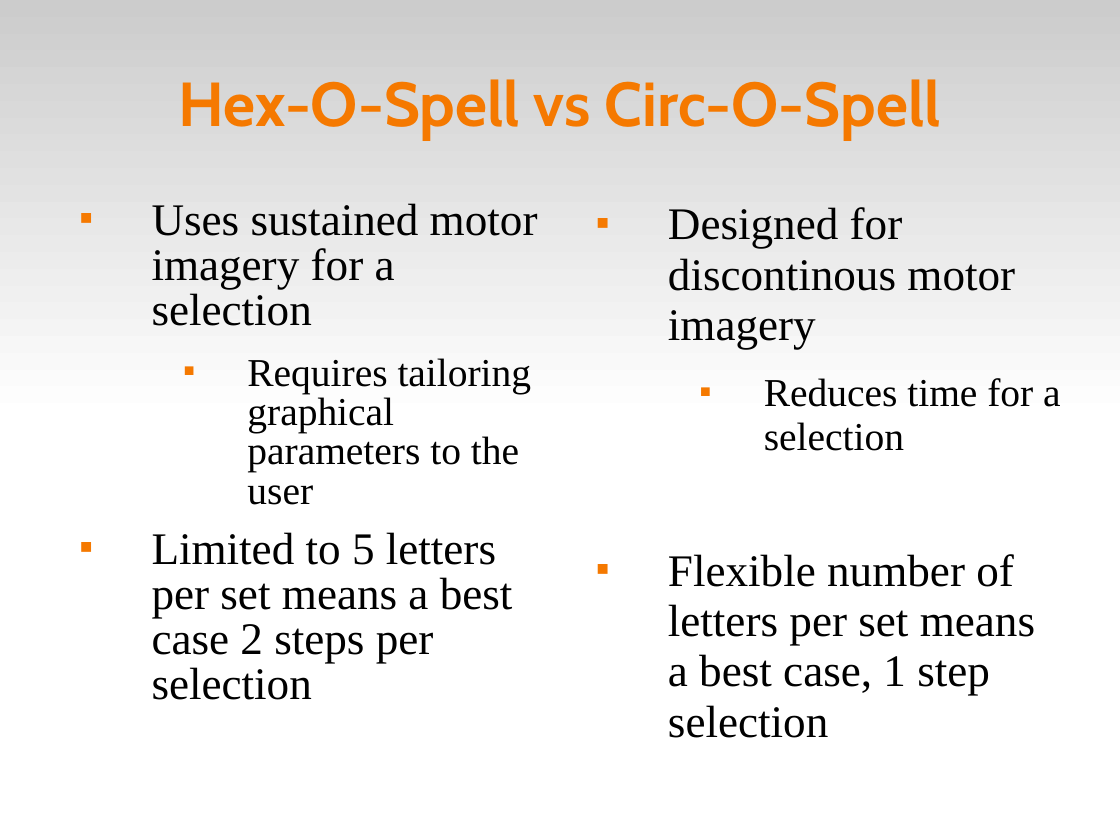
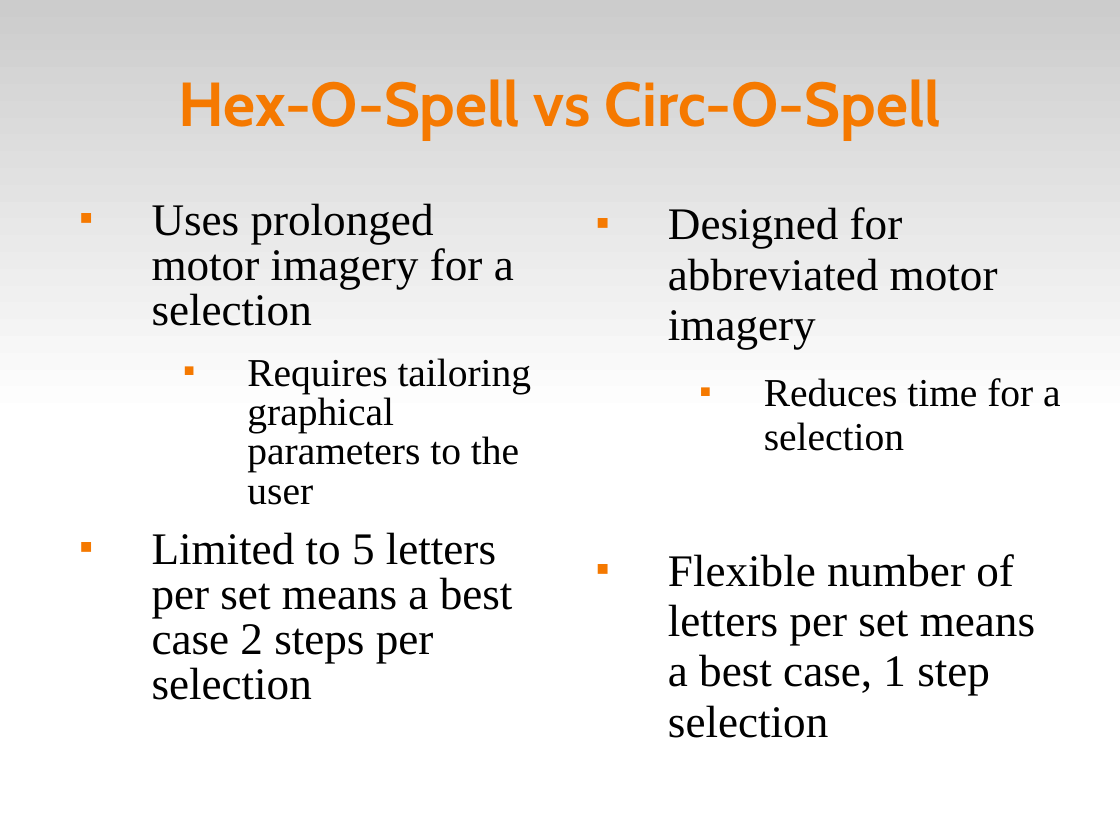
Before and after one commit to abdullah38rcc/BCI-Virtual-Keyboard, a slide deck: slide 5 of circlespell/docs/virtKey.ppt. Drawn at 1120x840 pixels with LibreOffice and Linux fonts; fonts in the diff are those of the drawing. Boxes give left, top, right and bottom in pixels: in the first picture for what was removed or moved away, otherwise in the second. Text is boxed around its words. In the diff, an @@ line names an element or a change of style, - is before the commit and + after.

Commit message:
* cosmetic changes to ppt * finished with bbci * calc dasher data from paper *

```diff
--- a/circlespell/docs/virtKey.ppt
+++ b/circlespell/docs/virtKey.ppt
@@ text at (x1=152, y1=203, x2=514, y2=326): text changed @@
-■ Uses sustained motor imagery for a selection
+■ Uses prolonged motor imagery for a selection
@@ text at (x1=668, y1=207, x2=998, y2=349): text changed @@
-■ Designed for discontinous motor imagery
+■ Designed for abbreviated motor imagery
```
Also in this commit, not shown: 1 other file.
